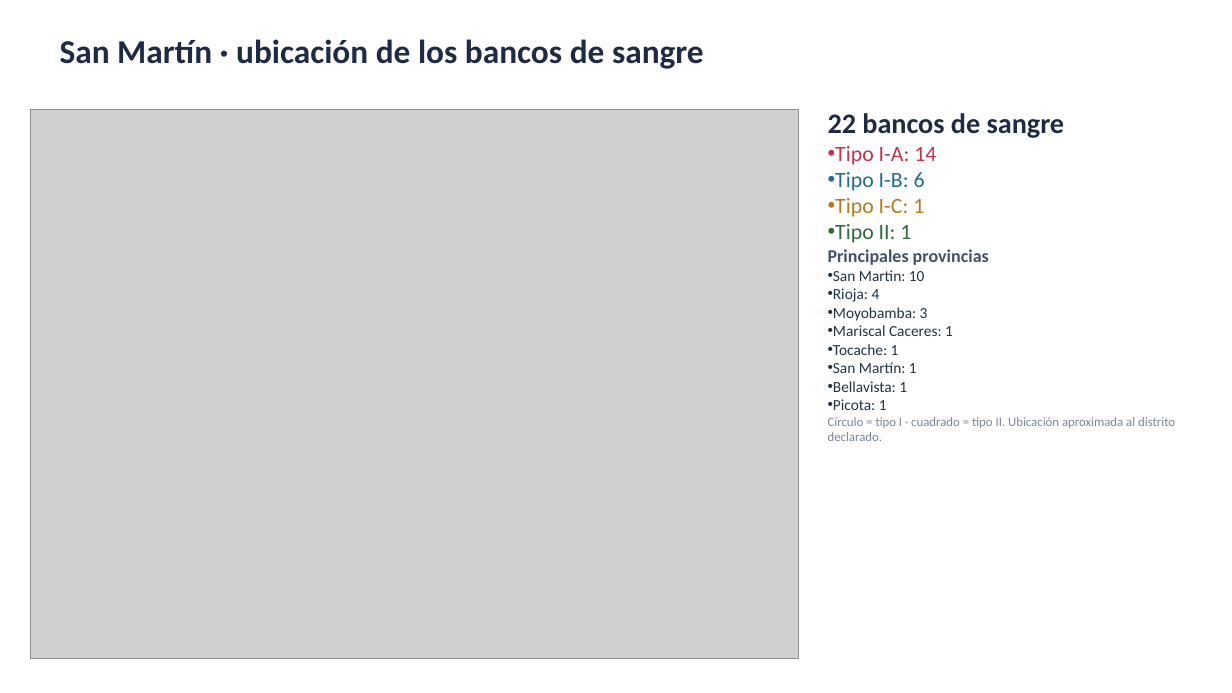
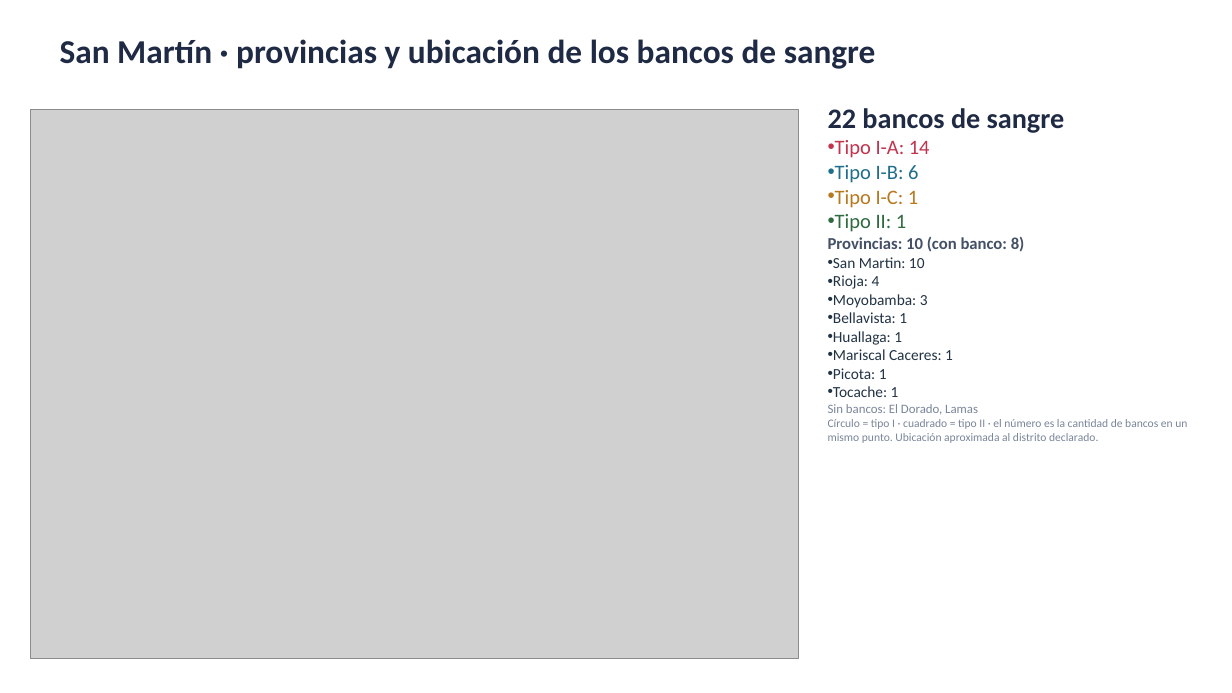
Before and after one commit to rojasarca-code/geolocalizacion-bancos-sangre-diban, a slide deck: slide 26 of datos/Bancos_de_sangre_por_region.pptx. Drawn at 1232x693 pixels with LibreOffice and Linux fonts; fonts in the diff are those of the drawing; grey boxes stand for pictures. Boxes give left, top, right and bottom in pixels: in the first picture for what was removed or moved away, otherwise in the second. Text is boxed around its words. In the diff, an @@ line names an element or a change of style, - is before the commit and + after.

```diff
--- a/datos/Bancos_de_sangre_por_region.pptx
+++ b/datos/Bancos_de_sangre_por_region.pptx
@@ text at (60, 39, 876, 69): text changed @@
-San Martín · ubicación de los bancos de sangre
+San Martín · provincias y ubicación de los bancos de sangre
@@ text at (835, 140, 930, 232): size 17 to 16 pt in "Tipo I-A: 14", "Tipo I-B: 6", "Tipo I-C: 1", "Tipo II: 1" @@
@@ text at (828, 237, 1025, 252): text changed; size 14 to 13 pt @@
-Principales provincias
+Provincias: 10 (con banco: 8)
@@ text at (833, 312, 907, 345): paragraphs added @@
+• Bellavista: 1
+• Huallaga: 1
@@ text at (833, 368, 887, 379): paragraph added @@
+• Picota: 1
@@ text at (828, 404, 1187, 443): text changed; size 10 to 9 pt @@
-• San Martín: 1
-• Bellavista: 1
-• Picota: 1
-Círculo = tipo I · cuadrado = tipo II. Ubicación aproximada al distrito declarado.
+Sin bancos: El Dorado, Lamas
+Círculo = tipo I · cuadrado = tipo II · el número es la cantidad de bancos en un mismo punto. Ubicación aproximada al distrito declarado.
```
Also in this commit, not shown: 24 other slides changed.
